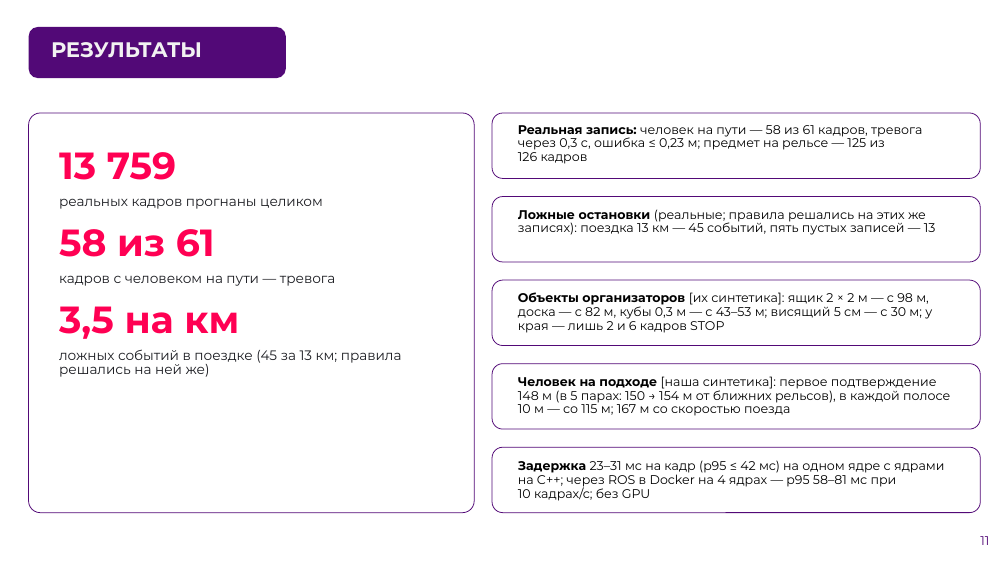
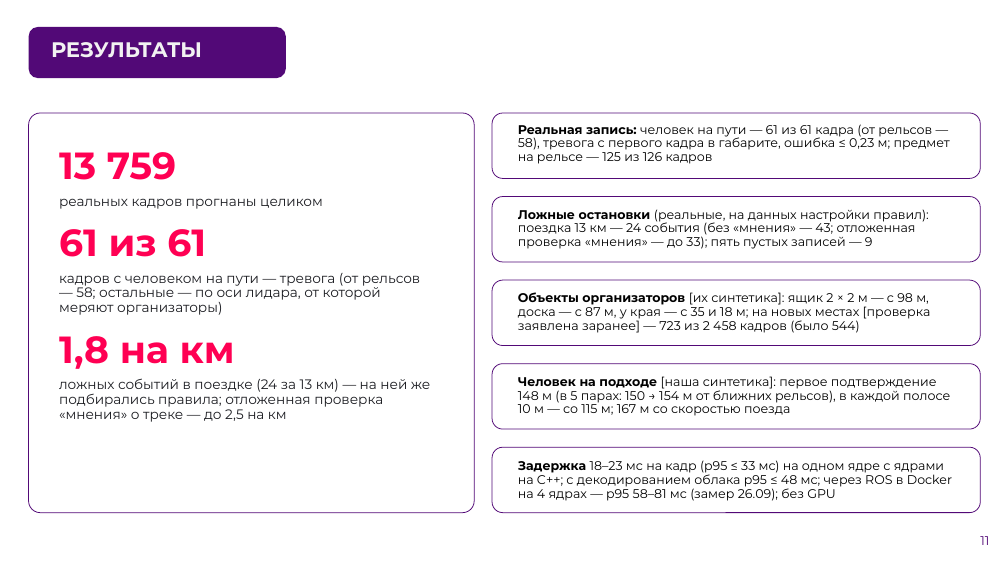
Before and after one commit to pmixay/ReSense, a slide deck: slide 11 of docs/presentation/ReSense_LCT2026.pptx. Drawn at 1008x567 pixels with LibreOffice and Linux fonts; fonts in the diff are those of the drawing; background and template pictures are left out. Boxes give left, top, right and bottom in pixels: in the first picture for what was removed or moved away, otherwise in the second. Text is boxed around its words. In the diff, an @@ line names an element or a change of style, - is before the commit and + after.

```diff
--- a/docs/presentation/ReSense_LCT2026.pptx
+++ b/docs/presentation/ReSense_LCT2026.pptx
@@ text at bbox=[518, 124, 950, 164]: text changed @@
-Реальная запись: человек на пути — 58 из 61 кадров, тревога через 0,3 с, ошибка ≤ 0,23 м; предмет на рельсе — 125 из 126 кадров
+Реальная запись: человек на пути — 61 из 61 кадра (от рельсов — 58), тревога с первого кадра в габарите, ошибка ≤ 0,23 м; предмет на рельсе — 125 из 126 кадров
@@ text at bbox=[518, 209, 928, 249]: text changed @@
-Ложные остановки (реальные; правила решались на этих же записях): поездка 13 км — 45 событий, пять пустых записей — 13
+Ложные остановки (реальные, на данных настройки правил): поездка 13 км — 24 события (без «мнения» — 43; отложенная проверка «мнения» — до 33); пять пустых записей — 9
@@ text at bbox=[59, 229, 430, 422]: text changed @@
-58 из 61
-кадров с человеком на пути — тревога
-3,5 на км
-ложных событий в поездке (45 за 13 км; правила решались на ней же)
+61 из 61
+кадров с человеком на пути — тревога (от рельсов — 58; остальные — по оси лидара, от которой меряют организаторы)
+1,8 на км
+ложных событий в поездке (24 за 13 км) — на ней же подбирались правила; отложенная проверка «мнения» о треке — до 2,5 на км
@@ text at bbox=[518, 292, 931, 333]: text changed @@
-Объекты организаторов [их синтетика]: ящик 2 × 2 м — с 98 м, доска — с 82 м, кубы 0,3 м — с 43–53 м; висящий 5 см — с 30 м; у края — лишь 2 и 6 кадров STOP
+Объекты организаторов [их синтетика]: ящик 2 × 2 м — с 98 м, доска — с 87 м, у края — с 35 и 18 м; на новых местах [проверка заявлена заранее] — 723 из 2 458 кадров (было 544)
@@ text at bbox=[518, 460, 952, 501]: text changed @@
-Задержка 23–31 мс на кадр (p95 ≤ 42 мс) на одном ядре с ядрами на C++; через ROS в Docker на 4 ядрах — p95 58–81 мс при 10 кадрах/с; без GPU
+Задержка 18–23 мс на кадр (p95 ≤ 33 мс) на одном ядре с ядрами на C++; с декодированием облака p95 ≤ 48 мс; через ROS в Docker на 4 ядрах — p95 58–81 мс (замер 26.09); без GPU
```
Also in this commit, not shown: 8 other slides changed, 17 other files.
